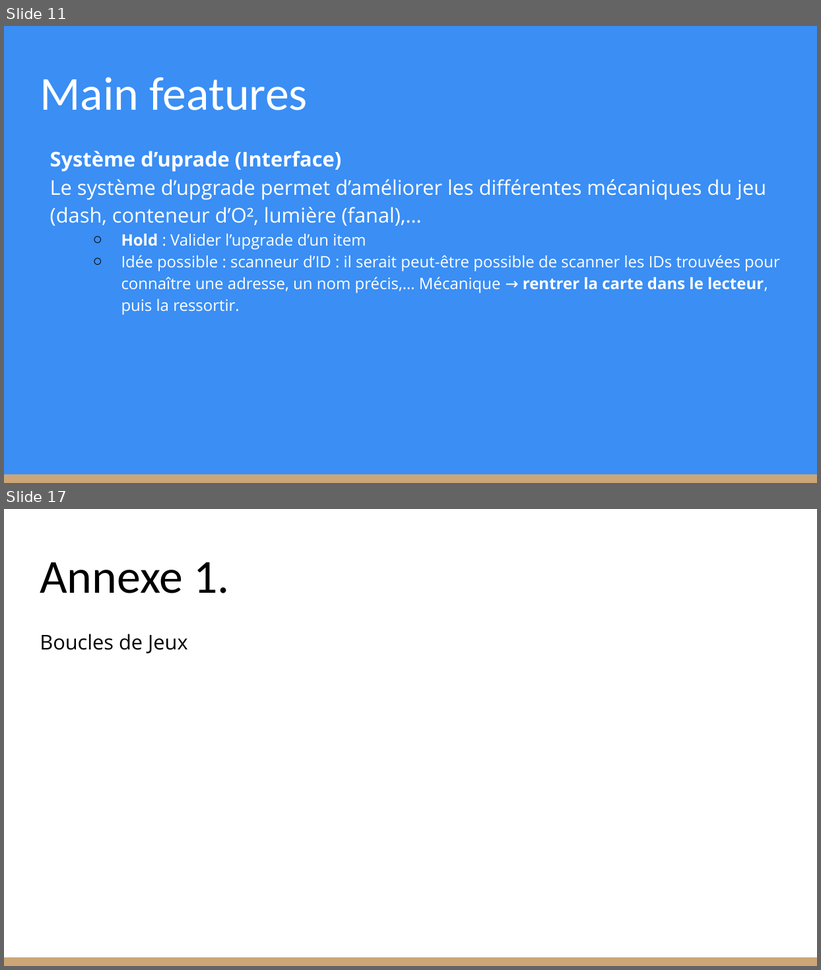
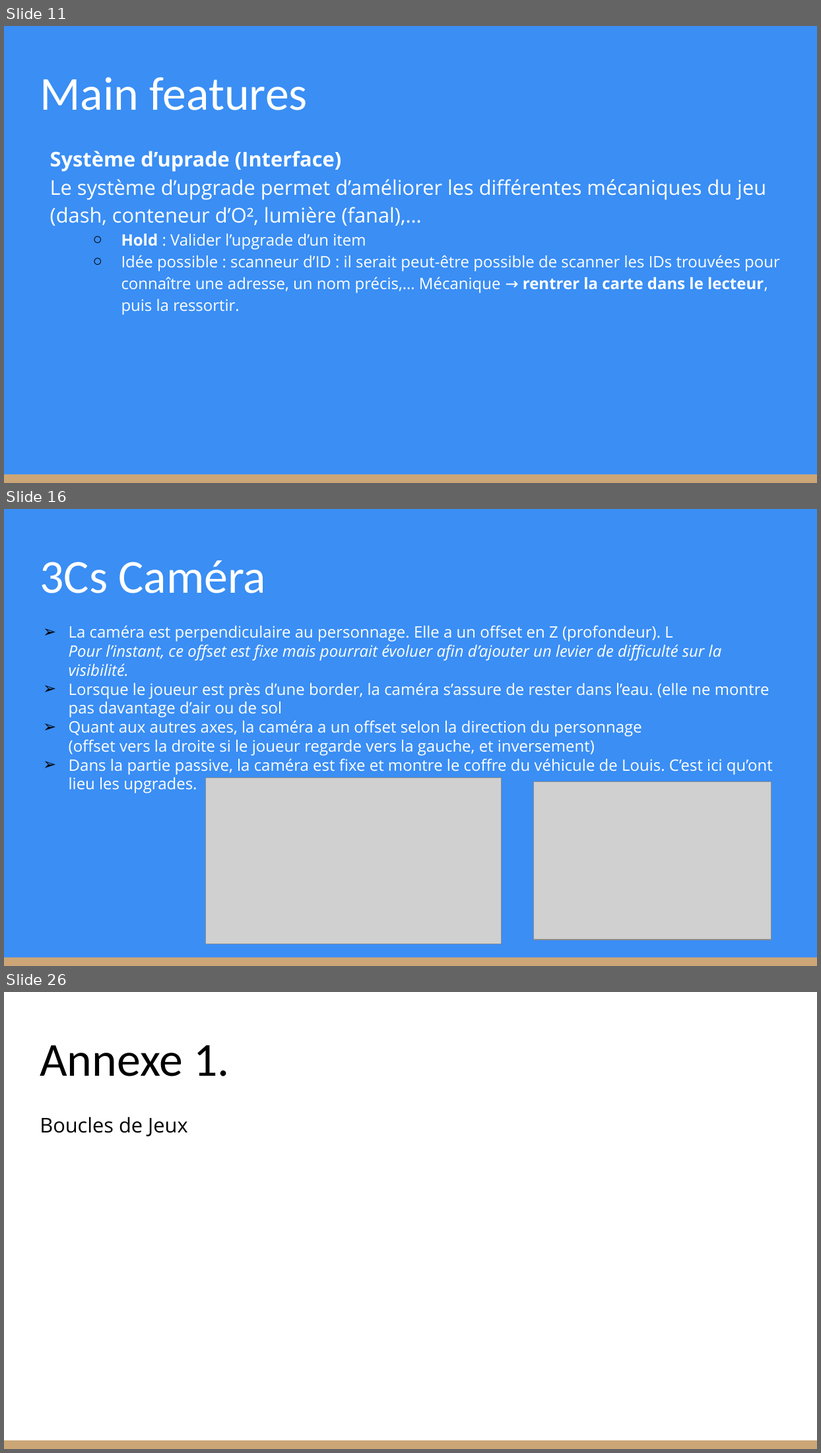
Before and after one commit to KevinBachelierBart/TPGeneraux, a slide deck: Bachelier_Kevin_SintaZaranie.pptx. Shown one above the other, each under a label of ours: slides 11 and 17 before the commit, slides 11, 16 and 26 after it; the slides between them are not shown. The pictures are 821x970 and 821x1453 pixels, drawn with LibreOffice and Linux fonts; fonts in the diff are those of the drawing; grey boxes stand for pictures. Boxes give left, top, right and bottom in pixels: in the first picture for what was removed or moved away, otherwise in the second. Text is boxed around its words. In the diff, an @@ line names an element or a change of style, - is before the commit and + after.

Commit message:
GDD reste 3 slides

```diff
--- a/Bachelier_Kevin_SintaZaranie.pptx
+++ b/Bachelier_Kevin_SintaZaranie.pptx
@@ slide 16 added at box(4, 509, 817, 966), background #3A8EF4; not listed: 1 template element that a slide beside it also shows @@
@@ title added at box(40, 560, 266, 593), 42 pt, text #FFFFFF @@
+3Cs Caméra
@@ text added at box(69, 625, 773, 793), 14 pt, text #FFFFFF @@
+➢ La caméra est perpendiculaire au personnage. Elle a un offset en Z (profondeur). L
+  Pour l’instant, ce offset est fixe mais pourrait évoluer afin d’ajouter un levier de difficulté sur la visibilité.
+➢ Lorsque le joueur est près d’une border, la caméra s’assure de rester dans l’eau. (elle ne montre pas davantage d’air ou de sol
+➢ Quant aux autres axes, la caméra a un offset selon la direction du personnage
+  (offset vers la droite si le joueur regarde vers la gauche, et inversement)
+➢ Dans la partie passive, la caméra est fixe et montre le coffre du véhicule de Louis. C’est ici qu’ont lieu les upgrades.
@@ picture added at box(206, 778, 502, 945) @@
@@ picture added at box(533, 782, 771, 940) @@
@@ what was slide 17 is now slide 26 @@
```
Also in this commit, not shown: 3 slides changed, 10 other slides added, 2 slides removed.
